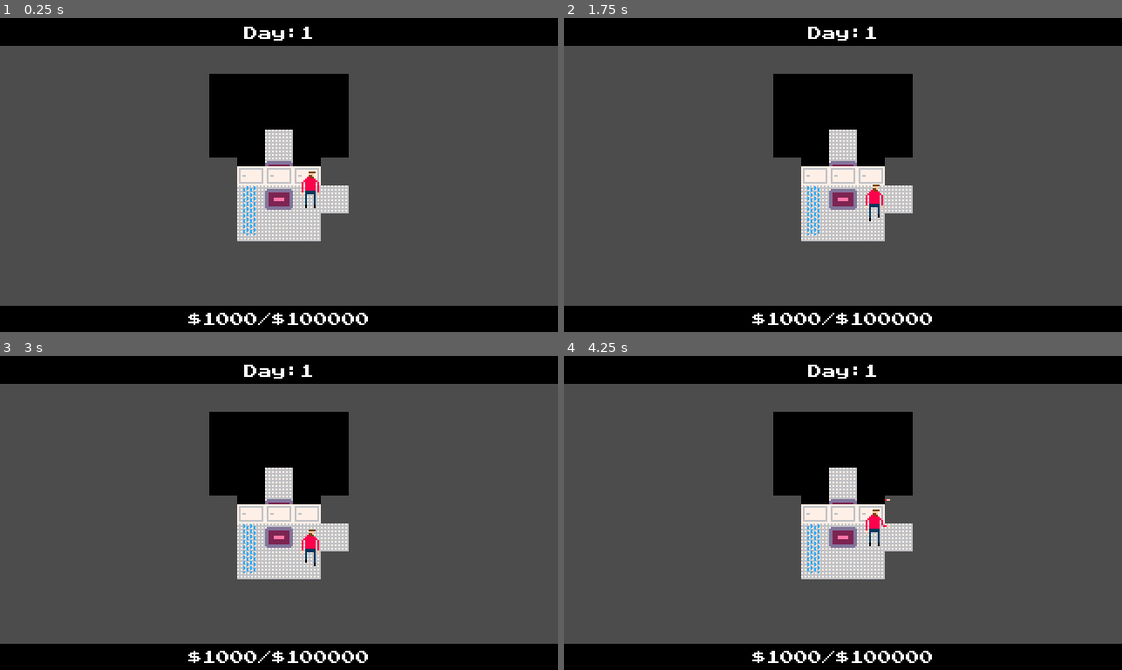
Above: before the commit, frames 1-4 (two rows, left to right).
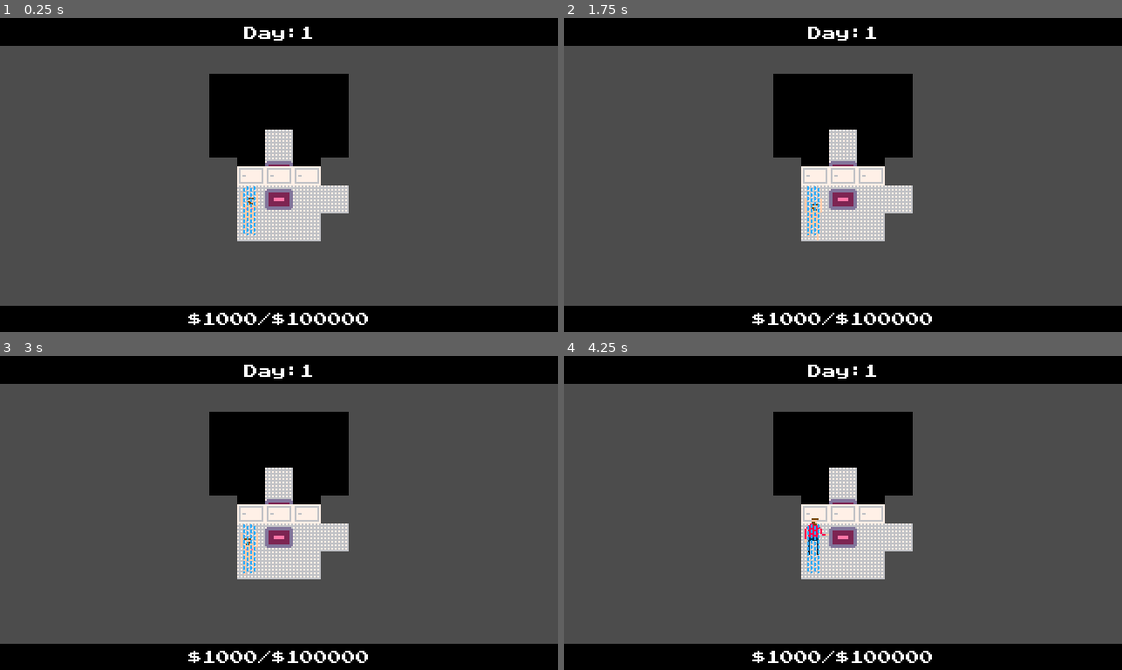
Above: after the commit, the same moments.

Repository: qhoang85/LD47
Game: Godot game, scene res://scenes/restroom.tscn
Same seed, same stepped clock (60 frames per second), same inputs: the game is played once before the commit and once after it. This scene is started directly instead of the project's main scene.
Inputs (mouse positions are in pixels of both pictures, inside the frame that each line leads up to):
- Up to frame 1 (0.25 s): no input
- Up to frame 2 (1.75 s): move the mouse to (965, 159) at 0.52 s; hold D (player_right) 0.53-1.28 s; hold Space (player_use) 0.53-1.28 s; click (965, 159) at 0.67 s; move the mouse to (731, 190) at 1.27 s; hold S (player_down) from 1.28 s (still down); tap Space (player_use) at 1.35 s
- Up to frame 3 (3 s): move the mouse to (334, 443) at 2.02 s; release S (player_down) at 2.03 s; hold D (player_right) 2.03-2.78 s; hold Space (player_use) 2.03-2.78 s; move the mouse to (251, 575) at 2.77 s; hold W (player_up) from 2.78 s (still down); tap Space (player_use) at 2.85 s; click (251, 575) at 2.92 s
- Up to frame 4 (4.25 s): move the mouse to (1010, 560) at 3.52 s; release W (player_up) at 3.53 s; hold A (player_left) from 3.53 s (still down); hold Space (player_use) from 3.53 s (still down)

The runs differ from the first frame. In frame 1, 0.3% of the frame differs, in the area x 43-58%, y 48-69%; in frame 2, 0.3%; in frame 3, 0.3%; in frame 4, 0.3%, in the area x 43-59%, y 45-64%.

Commit message:
Player placement.

Diff:
--- a/scenes/breakroom.tscn
+++ b/scenes/breakroom.tscn
@@ -33,7 +33,7 @@
 tile_data = PoolIntArray( 3, 10, 0, 65536, 9, 0, 65537, 9, 0, 65538, 9, 0, 65540, 9, 0 )
 
 [node name="Player" parent="TileMap/SpriteMap" instance=ExtResource( 3 )]
-position = Vector2( 40.8622, 116.853 )
+position = Vector2( 54.1698, 27.5636 )
 
 [node name="DroneDrink3" parent="TileMap/SpriteMap" instance=ExtResource( 6 )]
 position = Vector2( 3.06491, 116.143 )
--- a/scenes/kitchen.tscn
+++ b/scenes/kitchen.tscn
@@ -27,7 +27,7 @@
 tile_data = PoolIntArray( -131072, 20, 0, -131069, 10, 0, -65535, 9, 0, -65534, 9, 0 )
 
 [node name="Player" parent="TileMap/SpriteMap" instance=ExtResource( 4 )]
-position = Vector2( 34.872, 50.568 )
+position = Vector2( 53.4036, -7.4652 )
 
 [node name="SceneTransitioner" type="Area2D" parent="TileMap"]
 position = Vector2( 32.16, 80.049 )
--- a/scenes/office.tscn
+++ b/scenes/office.tscn
@@ -10,6 +10,7 @@
 extents = Vector2( 27.9615, 10 )
 
 [node name="Node2D" type="Node2D"]
+position = Vector2( 50, 30 )
 
 [node name="TileMap" type="Node2D" parent="."]
 
@@ -27,7 +28,7 @@
 tile_data = PoolIntArray( 0, 11, 0, 1, 14, 0, 9, 13, 0, 10, 14, 0, 13, 14, 0, 65548, 7, 0, 131073, 4, 0, 196608, 13, 0, 196617, 13, 0, 196618, 12, 0, 196620, 13, 0, 262145, 6, 0, 262157, 8, 0 )
 
 [node name="Player" parent="TileMap/SpriteMap" instance=ExtResource( 3 )]
-position = Vector2( 104.644, 91.886 )
+position = Vector2( 10.9014, 26.3456 )
 
 [node name="Drone" parent="TileMap/SpriteMap" instance=ExtResource( 4 )]
 position = Vector2( 16.381, 68.644 )
--- a/scenes/restroom.tscn
+++ b/scenes/restroom.tscn
@@ -34,10 +34,10 @@
 tile_data = PoolIntArray( 131072, 19, 0, 131073, 9, 0, 131074, 19, 0 )
 
 [node name="Player" parent="SpriteMap" instance=ExtResource( 3 )]
-position = Vector2( 42, 45 )
+position = Vector2( 7, 60 )
 
 [node name="Reflection" parent="SpriteMap" instance=ExtResource( 3 )]
-position = Vector2( 42, 30 )
+position = Vector2( 7, 15 )
 is_reflection = true
 
 [node name="StaticBody2D" type="StaticBody2D" parent="."]
